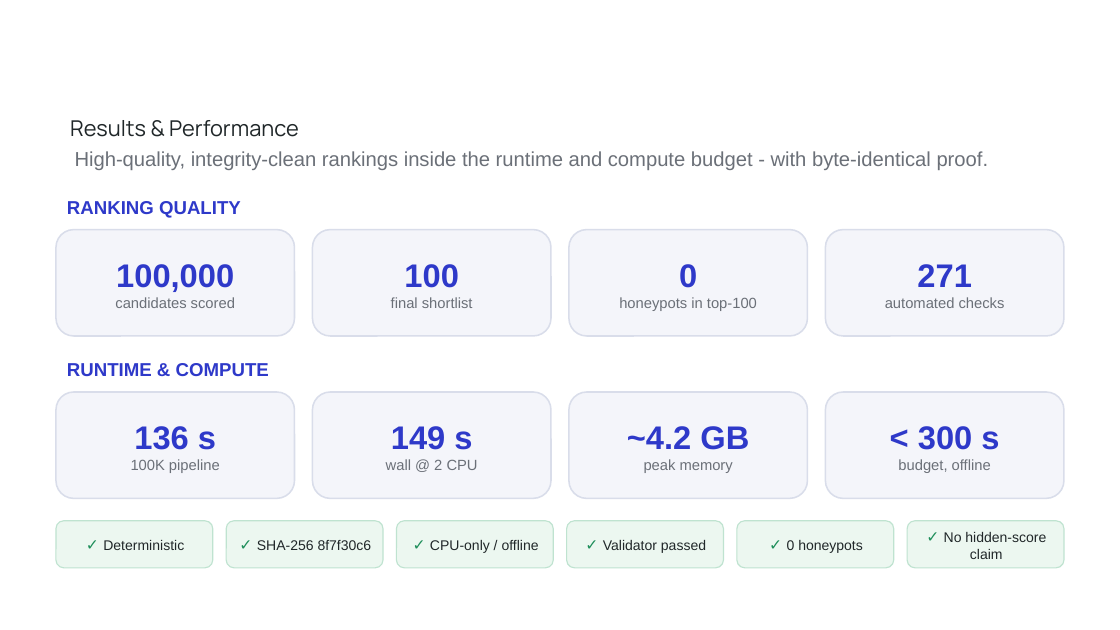
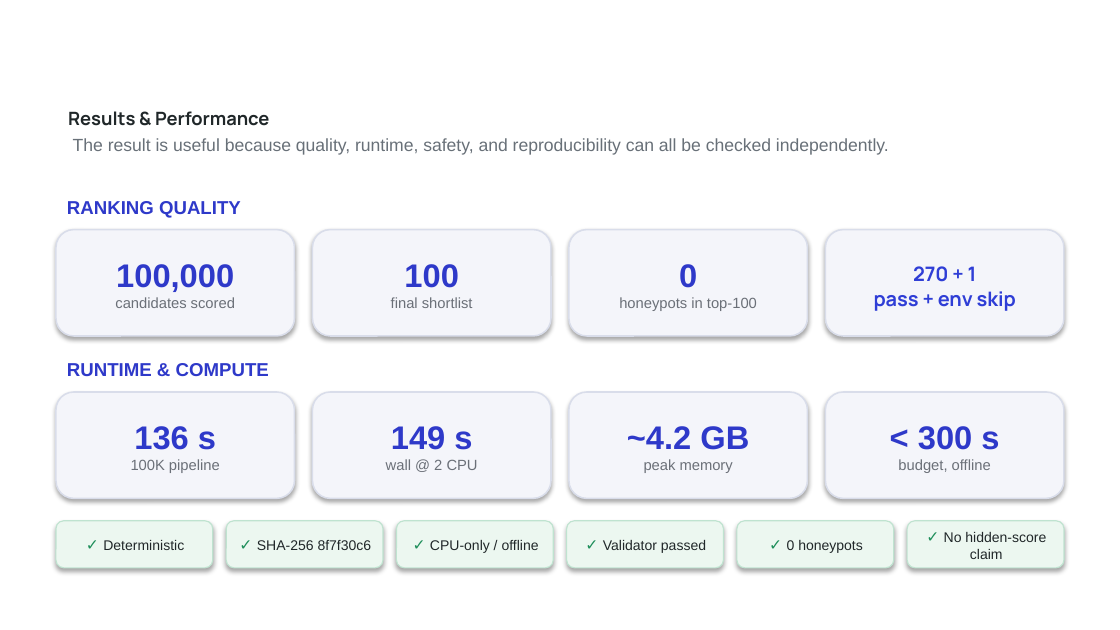
Before and after one commit to bansalbhunesh/redrob-hirefit-ranker, a slide deck: slide 8 of docs/HireFit_Submission_Deck.pptx. Drawn at 1120x630 pixels with LibreOffice and Linux fonts; fonts in the diff are those of the drawing; background and template pictures are left out. Boxes give left, top, right and bottom in pixels: in the first picture for what was removed or moved away, otherwise in the second. Text is boxed around its words. In the diff, an @@ line names an element or a change of style, - is before the commit and + after.

```diff
--- a/docs/HireFit_Submission_Deck.pptx
+++ b/docs/HireFit_Submission_Deck.pptx
@@ text "Results & Performance" at (x1=68, y1=111, x2=269, y2=126): size 14 to 11.8 pt, bold on; line spacing 1.15 to 1 @@
@@ text at (x1=73, y1=138, x2=889, y2=155): text changed; size 13 to 11.2 pt; text colour #6B7078 to #687078 @@
-High-quality, integrity-clean rankings inside the runtime and compute budget - with byte-identical proof.
+The result is useful because quality, runtime, safety, and reproducibility can all be checked independently.
@@ shadow on in 14 elements at (x1=56, y1=230, x2=295, y2=336), (x1=312, y1=230, x2=551, y2=336), (x1=569, y1=230, x2=808, y2=336), (x1=56, y1=392, x2=295, y2=498), (x1=312, y1=392, x2=551, y2=498), (x1=569, y1=392, x2=808, y2=498), (x1=825, y1=392, x2=1064, y2=498), (x1=56, y1=521, x2=213, y2=568), (x1=226, y1=521, x2=383, y2=568), (x1=396, y1=521, x2=553, y2=568), (x1=567, y1=521, x2=724, y2=568), (x1=737, y1=521, x2=894, y2=568), (x1=907, y1=521, x2=1064, y2=568), (x1=825, y1=230, x2=1064, y2=336) @@
@@ text in rounded rectangle at (x1=874, y1=266, x2=1016, y2=311): text changed; size 9.5 to 12.8 pt; font Arial to Manrope; text colour #6B7078 to #2F3ED6; bold on @@
-271
-automated checks
+270 + 1
+pass + env skip
```
Also in this commit, not shown: 9 other slides changed, 1 slide added, 1 slide removed.
